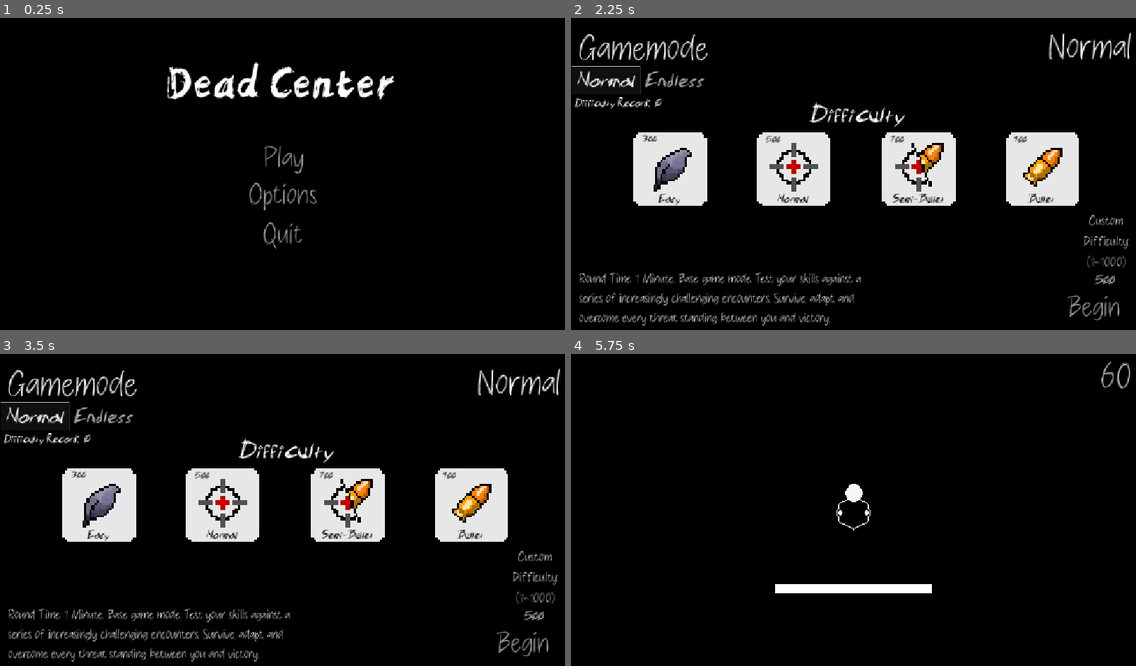
Above: before the commit, frames 1-4 (two rows, left to right).
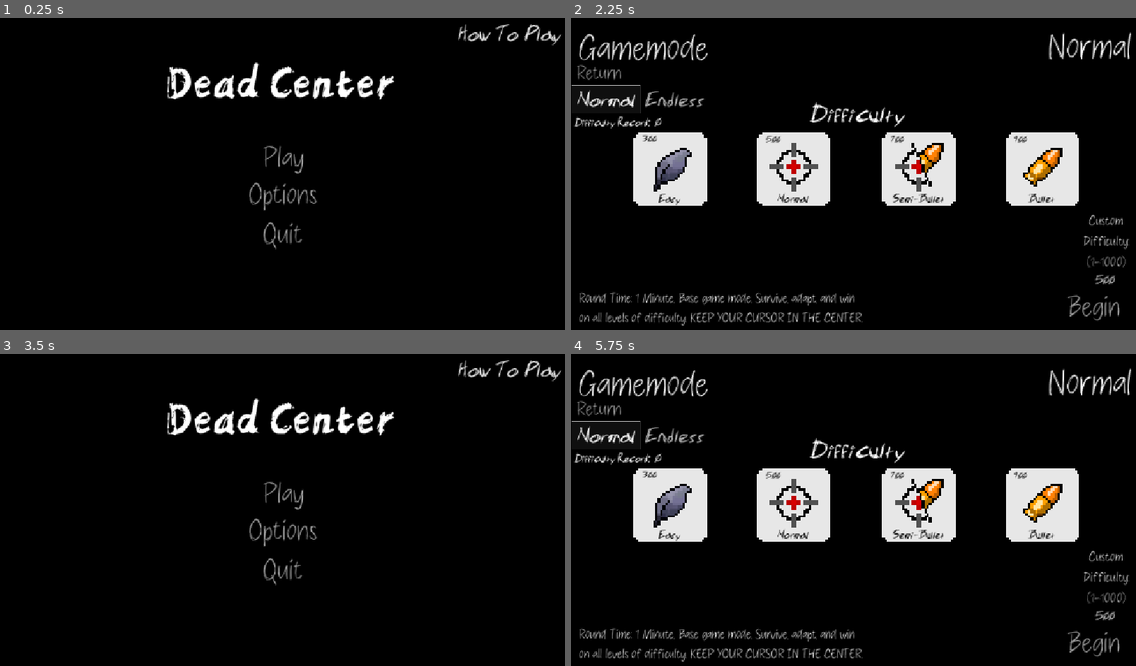
Above: after the commit, the same moments.

Repository: wandersoul0/Godot-Wild-Jam--99
Game: Godot game, scene res://scenes/main.tscn
Two runs of this game, one before a commit and one after it. Both use one fixed random seed, a clock stepped at 60 frames per second and the inputs below.
Inputs (mouse positions are in pixels of both pictures, inside the frame that each line leads up to):
- Up to frame 1 (0.25 s): no input
- Up to frame 2 (2.25 s): click (1079, 33) at 0.5 s, where only the run after the commit has a clickable "How To Play"; click (610, 74) at 1.25 s, where only the run after the commit has a clickable "Return"; click "Play" at 2 s
- Up to frame 3 (3.5 s): click (39, 410) at 2.75 s, where only the run after the commit has a clickable "Return"
- Up to frame 4 (5.75 s): click (1096, 641) at 3.5 s, where only the run before the commit has a clickable "Begin"; click (1096, 641) at 4.25 s, where only the run before the commit has a clickable "Begin"; click (853, 494) at 5 s, where only the run after the commit has a clickable "Play"

The runs differ from the first frame. In frame 1, 0.3% of the frame differs, in the area x 81-100%, y 2-9%; in frame 2, 3.6%; in frame 3, 18%, in the area x 0-100%, y 2-99%; in frame 4, 17%.

Commit message:
V1.3
- death voice lines
- how to play screen
-return to last screen buttons
-various fixes and tweaks

Diff:
--- a/scenes/main_menu.tscn
+++ b/scenes/main_menu.tscn
@@ -306,8 +306,65 @@
 "
 script = ExtResource("4_qywvv")
 
+[node name="howToPlay" type="Button" parent="titleScreen" unique_id=1556285866]
+layout_mode = 1
+anchors_preset = 13
+anchor_left = 0.5
+anchor_right = 0.5
+anchor_bottom = 1.0
+offset_left = 897.0
+offset_top = -8.0
+offset_right = 1141.0
+offset_bottom = 32.0
+grow_horizontal = 2
+grow_vertical = 2
+theme = ExtResource("6_5pajh")
+theme_type_variation = &"FlatButton"
+theme_override_font_sizes/font_size = 48
+text = "How To Play"
+script = ExtResource("4_qywvv")
+
+[node name="howToPlay" type="Control" parent="." unique_id=1968719984]
+visible = false
+anchors_preset = 0
+offset_right = 40.0
+offset_bottom = 40.0
+
+[node name="title" type="Label" parent="howToPlay" unique_id=899800327]
+layout_mode = 1
+anchors_preset = 13
+anchor_left = 0.5
+anchor_right = 0.5
+anchor_bottom = 1.0
+offset_left = -11.0
+offset_top = 6.0
+offset_right = 455.0
+offset_bottom = 76.0
+grow_horizontal = 2
+grow_vertical = 2
+theme_override_fonts/font = ExtResource("1_7vrkn")
+theme_override_font_sizes/font_size = 85
+text = "Dead Center"
+
+[node name="return" type="Button" parent="howToPlay" unique_id=1643294891]
+layout_mode = 1
+anchors_preset = 13
+anchor_left = 0.5
+anchor_right = 0.5
+anchor_bottom = 1.0
+offset_left = -9.0
+offset_top = 77.0
+offset_right = 129.0
+offset_bottom = 117.0
+grow_horizontal = 2
+grow_vertical = 2
+theme = ExtResource("2_fu7sn")
+theme_override_font_sizes/font_size = 41
+text = "Return"
+alignment = 0
+script = ExtResource("4_qywvv")
+
 [node name="gamemodeScreen" type="Control" parent="." unique_id=1019105967]
-visible = false
 anchors_preset = 0
 offset_right = 40.0
 offset_bottom = 40.0
@@ -326,9 +383,9 @@
 [node name="TabBar" type="TabBar" parent="gamemodeScreen" unique_id=878369842]
 layout_mode = 0
 offset_left = 3.0
-offset_top = 97.0
-offset_right = 173.0
-offset_bottom = 132.0
+offset_top = 137.0
+offset_right = 282.0
+offset_bottom = 195.0
 size_flags_vertical = 0
 theme = ExtResource("5_w44g7")
 theme_override_font_sizes/font_size = 47
@@ -361,12 +418,30 @@
 [node name="record" type="Label" parent="gamemodeScreen" unique_id=721347283]
 layout_mode = 0
 offset_left = 7.0
-offset_top = 160.0
+offset_top = 200.0
 offset_right = 409.0
-offset_bottom = 191.0
+offset_bottom = 231.0
 theme = ExtResource("6_5pajh")
 text = "Personal Record: 0"
 script = ExtResource("6_7b55j")
+
+[node name="return2" type="Button" parent="gamemodeScreen" unique_id=408637066]
+layout_mode = 1
+anchors_preset = 13
+anchor_left = 0.5
+anchor_right = 0.5
+anchor_bottom = 1.0
+offset_left = -9.0
+offset_top = 72.0
+offset_right = 129.0
+offset_bottom = 112.0
+grow_horizontal = 2
+grow_vertical = 2
+theme = ExtResource("2_fu7sn")
+theme_override_font_sizes/font_size = 41
+text = "Return"
+alignment = 0
+script = ExtResource("4_qywvv")
 
 [node name="normalOptions" type="Control" parent="gamemodeScreen" unique_id=385967507]
 anchors_preset = 0
@@ -601,7 +676,7 @@
 offset_bottom = 630.0
 theme = ExtResource("2_fu7sn")
 theme_override_font_sizes/font_size = 28
-text = "Round Time: 1 Minute. Base game mode. Test your skills against a series of increasingly challenging encounters. Survive, adapt, and overcome every threat standing between you and victory."
+text = "Round Time: 1 Minute. Base game mode. Survive, adapt, and win on all levels of difficulty. KEEP YOUR CURSOR IN THE CENTER."
 vertical_alignment = 2
 autowrap_mode = 3
 
@@ -669,7 +744,7 @@
 offset_bottom = 630.0
 theme = ExtResource("2_fu7sn")
 theme_override_font_sizes/font_size = 28
-text = "Round Time: Infinite. Endless Game mode. Survive for as long as possible as the difficulty ramps up and face enemies exclusive to Endless. Adapt to the growing pressure and push your limits to achieve the highest score."
+text = "Round Time: Infinite. Endless Game mode. Survive for as long as possible as the difficulty ramps up. Adapt to the growing pressure and push your limits to achieve the highest score possible."
 vertical_alignment = 2
 autowrap_mode = 3
 
@@ -748,7 +823,8 @@
 offset_top = 311.0
 offset_right = 718.0
 offset_bottom = 333.0
-theme = ExtResource("5_w44g7")
+theme = ExtResource("2_fu7sn")
+theme_override_font_sizes/font_size = 20
 text = "Play Again"
 alignment = 0
 script = ExtResource("4_qywvv")
@@ -759,7 +835,7 @@
 offset_top = 311.0
 offset_right = 507.0
 offset_bottom = 333.0
-theme = ExtResource("5_w44g7")
+theme = ExtResource("2_fu7sn")
 theme_override_font_sizes/font_size = 20
 text = "Return To Title"
 alignment = 2
@@ -771,22 +847,49 @@
 offset_top = 334.0
 offset_right = 693.0
 offset_bottom = 357.0
-theme = ExtResource("6_5pajh")
+theme = ExtResource("2_fu7sn")
 theme_override_colors/font_color = Color(0.7313316, 0.7313315, 0.73133147, 1)
 theme_override_font_sizes/font_size = 20
 text = "Score:"
 script = ExtResource("20_1dfpl")
 
+[node name="deathLine1" type="Label" parent="deathScreen" unique_id=1113164358]
+layout_mode = 0
+offset_left = 300.0
+offset_top = 200.0
+offset_right = 855.0
+offset_bottom = 229.0
+theme = ExtResource("6_5pajh")
+theme_override_colors/font_color = Color(0.7313316, 0.7313315, 0.73133147, 1)
+theme_override_font_sizes/font_size = 27
+text = "it's not as hard as you think it is."
+horizontal_alignment = 1
+vertical_alignment = 1
+
+[node name="deathLine2" type="Label" parent="deathScreen" unique_id=1766875514]
+layout_mode = 0
+offset_left = 300.0
+offset_top = 418.0
+offset_right = 855.0
+offset_bottom = 447.0
+theme = ExtResource("6_5pajh")
+theme_override_colors/font_color = Color(0.7313316, 0.7313315, 0.73133147, 1)
+theme_override_font_sizes/font_size = 27
+text = "endure, so you can endure even more."
+horizontal_alignment = 1
+vertical_alignment = 1
+
 [node name="difficulty" type="Label" parent="deathScreen" unique_id=1974135411]
 layout_mode = 0
-offset_left = 394.0
+offset_left = 399.0
 offset_top = 334.0
-offset_right = 443.0
+offset_right = 532.0
 offset_bottom = 357.0
-theme = ExtResource("6_5pajh")
+theme = ExtResource("2_fu7sn")
 theme_override_colors/font_color = Color(0.7313316, 0.7313315, 0.73133147, 1)
 theme_override_font_sizes/font_size = 20
 text = "Difficulty:"
+horizontal_alignment = 1
 script = ExtResource("21_3wgol")
 
 [node name="winScreen" type="Control" parent="." unique_id=1475992141]
@@ -934,9 +1037,12 @@
 [connection signal="pressed" from="titleScreen/begin" to="." method="_on_begin_pressed"]
 [connection signal="pressed" from="titleScreen/options" to="." method="_on_options_pressed"]
 [connection signal="pressed" from="titleScreen/quit" to="." method="_on_quit_pressed"]
+[connection signal="pressed" from="titleScreen/howToPlay" to="." method="_on_how_to_play_pressed"]
+[connection signal="pressed" from="howToPlay/return" to="." method="_on_return_pressed"]
 [connection signal="tab_changed" from="gamemodeScreen/TabBar" to="." method="_on_tab_bar_tab_changed"]
 [connection signal="pressed" from="gamemodeScreen/beginRound" to="." method="_on_begin_round_pressed"]
 [connection signal="pressed" from="gamemodeScreen/beginRound" to="." method="_on_begin_pressed"]
+[connection signal="pressed" from="gamemodeScreen/return2" to="." method="_on_return_2_pressed"]
 [connection signal="pressed" from="gamemodeScreen/normalOptions/easyLogo" to="." method="_on_easy_logo_pressed"]
 [connection signal="pressed" from="gamemodeScreen/normalOptions/normalLogo" to="." method="_on_normal_logo_pressed"]
 [connection signal="pressed" from="gamemodeScreen/normalOptions/semiBulletLogo" to="." method="_on_semi_bullet_logo_pressed"]
--- a/scripts/guiding_light.gd
+++ b/scripts/guiding_light.gd
@@ -6,7 +6,23 @@
 @onready var scoreLabel = $"../score"
 @onready var difficultyLabel = $"../difficulty"
 @onready var winScreen = $"../../winScreen"
+@onready var line1 = $"../deathLine1"
+@onready var line2 = $"../deathLine2"
 var victoryCheck = false
+var voice_lines = [
+	"endure, so you can endure even more.",
+	"it's not as hard as you think it is.",
+	"what is it you want if not happiness?",
+	"i ask very little of you.",
+	"i am no evil.",
+	"i have never asked that you suffer without reason.",
+	"you need not understand. Only continue.",
+	"do not mistake suffering for failure.",
+	"you have endured this much. why stop now?",
+	"what is a little more hardship to one so resilient?",
+	"the candle does not curse the darkness.",
+	"you mistake my patience for indifference."
+]
 
 func _ready():
 	global.reset.connect(reset)
@@ -14,6 +30,14 @@
 	global.success.connect(win)
 
 func death_sequence():
+	line1.text = voice_lines.pick_random()
+	line2.text = voice_lines.pick_random()
+	if line1.text == line2.text:
+		line2.text = voice_lines.pick_random()
+		if line1.text == line2.text:
+			line2.text = voice_lines.pick_random()
+	line1.hide()
+	line2.hide()
 	hide()
 	eye.lookReady = false
 	returnToMainScreenButton.hide()
@@ -21,12 +45,19 @@
 	scoreLabel.hide()
 	difficultyLabel.hide()
 	frame = 7
-	await get_tree().create_timer(1.1).timeout
+	await get_tree().create_timer(1.7).timeout
 	pressed_sound.play()
 	show()
 	if victoryCheck:
 		winScreen.show()
-	await get_tree().create_timer(1.3).timeout
+	else:
+		await get_tree().create_timer(1.9).timeout
+		line1.show()
+		pressed_sound.play()
+		await get_tree().create_timer(1.9).timeout
+		line2.show()
+		pressed_sound.play()
+	await get_tree().create_timer(1.9).timeout
 	returnToMainScreenButton.show()
 	tryAgainButton.show()
 	pressed_sound.play()
--- a/scripts/main_menu.gd
+++ b/scripts/main_menu.gd
@@ -8,6 +8,7 @@
 @onready var deathScreen = $deathScreen
 @onready var winScreen = $winScreen
 @onready var pauseMenu = $pauseMenu
+@onready var howToPlayScreen = $howToPlay
 @onready var deathScreenHum = $sound/deathScreenHum
 var show_toggle = true
 
@@ -18,6 +19,7 @@
 	deathScreen.hide()
 	winScreen.hide()
 	pauseMenu.hide()
+	howToPlayScreen.hide()
 	Input.set_mouse_mode(Input.MOUSE_MODE_VISIBLE)
 	global.reset.connect(resetGame)
 	global.death.connect(death)
@@ -136,3 +138,15 @@
 
 func _on_unpause_pressed() -> void:
 	cursorCircle.toggle_pause()
+
+func _on_how_to_play_pressed() -> void:
+	howToPlayScreen.show()
+	titleScreen.hide()
+
+func _on_return_pressed() -> void:
+	howToPlayScreen.hide()
+	titleScreen.show()
+
+func _on_return_2_pressed() -> void:
+	gamemodeScreen.hide()
+	titleScreen.show()
